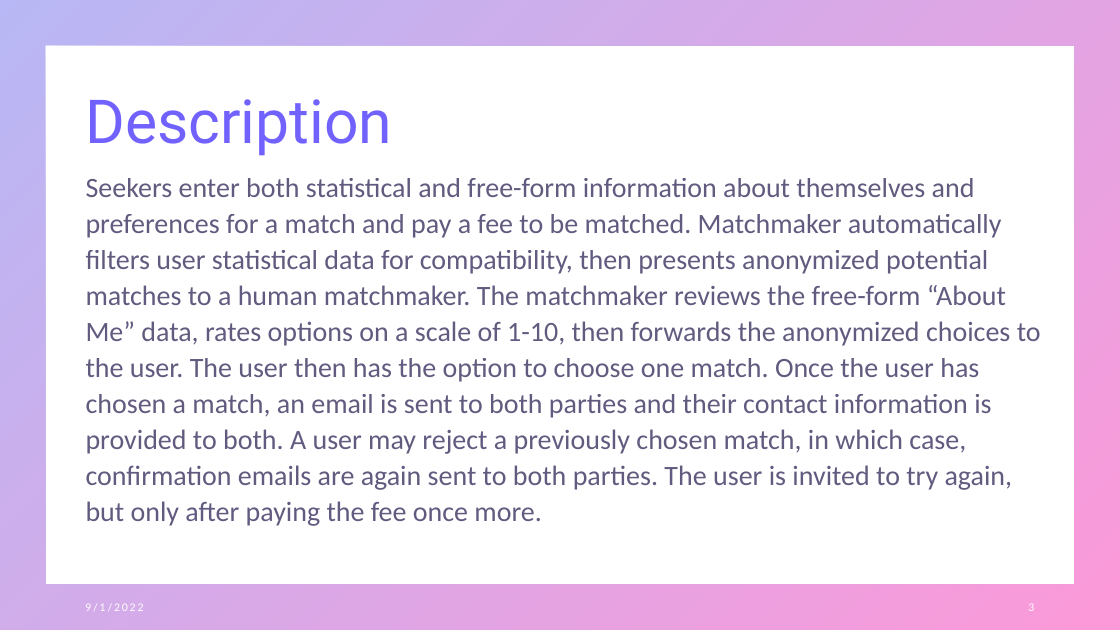
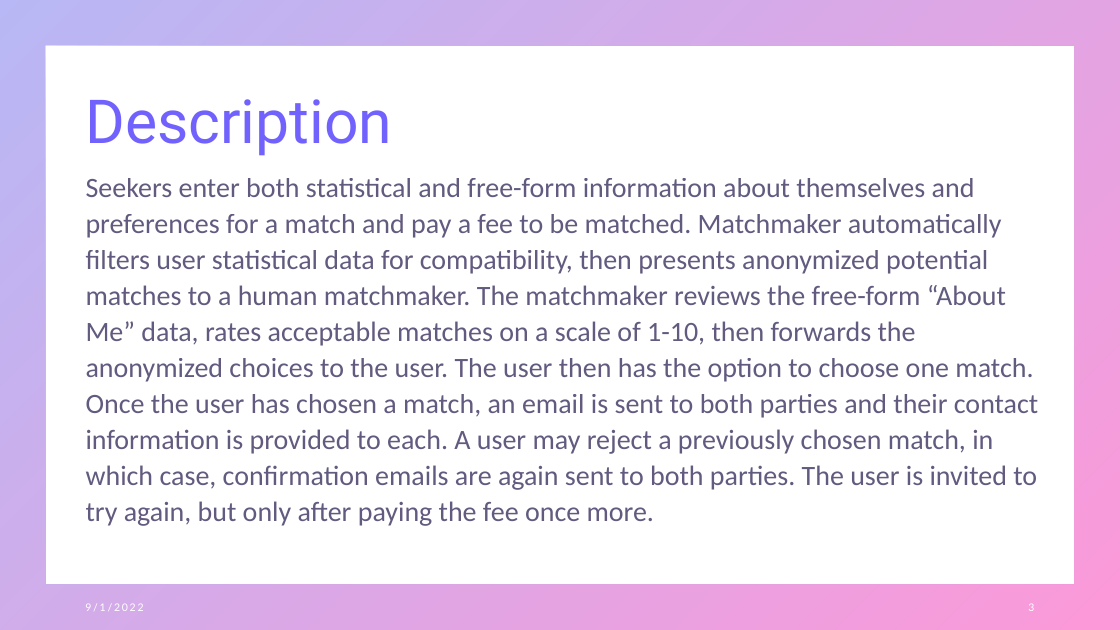
Before and after one commit to JohnSauter/Matchmaker, a slide deck: slide 3 of presentation/Matchmaker Presentation.pptx. Drawn at 1120x630 pixels with LibreOffice and Linux fonts; fonts in the diff are those of the drawing. Boxes give left, top, right and bottom in pixels: in the first picture for what was removed or moved away, otherwise in the second. Text is boxed around its words. In the diff, an @@ line names an element or a change of style, - is before the commit and + after.

Commit message:
editing Powerpoint

```diff
--- a/presentation/Matchmaker Presentation.pptx
+++ b/presentation/Matchmaker Presentation.pptx
@@ text at (86,178,1038,526): text changed @@
-Seekers enter both statistical and free-form information about themselves and preferences for a match and pay a fee to be matched. Matchmaker automatically filters user statistical data for compatibility, then presents anonymized potential matches to a human matchmaker. The matchmaker reviews the free-form “About Me” data, rates options on a scale of 1-10, then forwards the anonymized choices to the user. The user then has the option to choose one match. Once the user has chosen a match, an email is sent to both parties and their contact information is provided to both. A user may reject a previously chosen match, in which case, confirmation emails are again sent to both parties. The user is invited to try again, but only after paying the fee once more.
+Seekers enter both statistical and free-form information about themselves and preferences for a match and pay a fee to be matched. Matchmaker automatically filters user statistical data for compatibility, then presents anonymized potential matches to a human matchmaker. The matchmaker reviews the free-form “About Me” data, rates acceptable matches on a scale of 1-10, then forwards the anonymized choices to the user. The user then has the option to choose one match. Once the user has chosen a match, an email is sent to both parties and their contact information is provided to each. A user may reject a previously chosen match, in which case, confirmation emails are again sent to both parties. The user is invited to try again, but only after paying the fee once more.
```
Also in this commit, not shown: 1 other slide changed.
